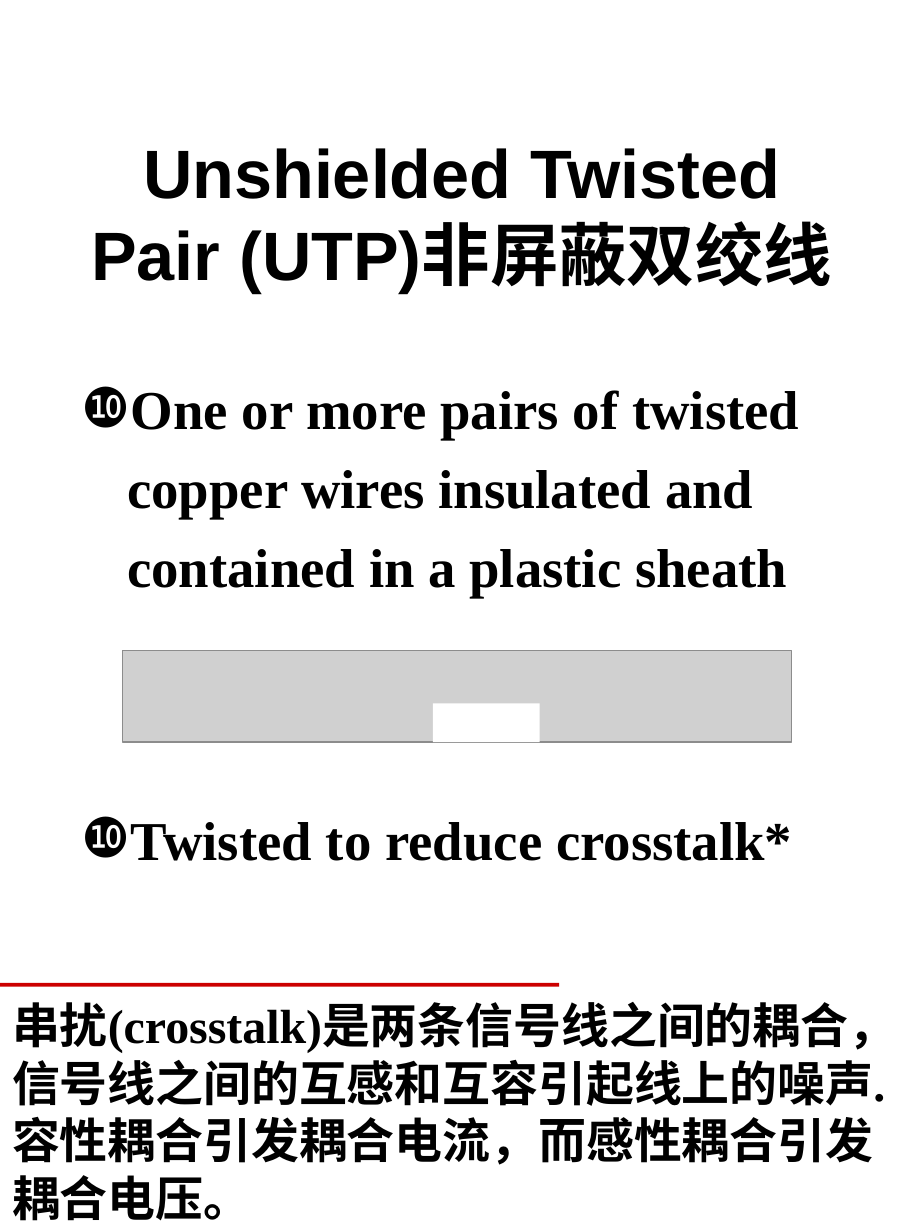
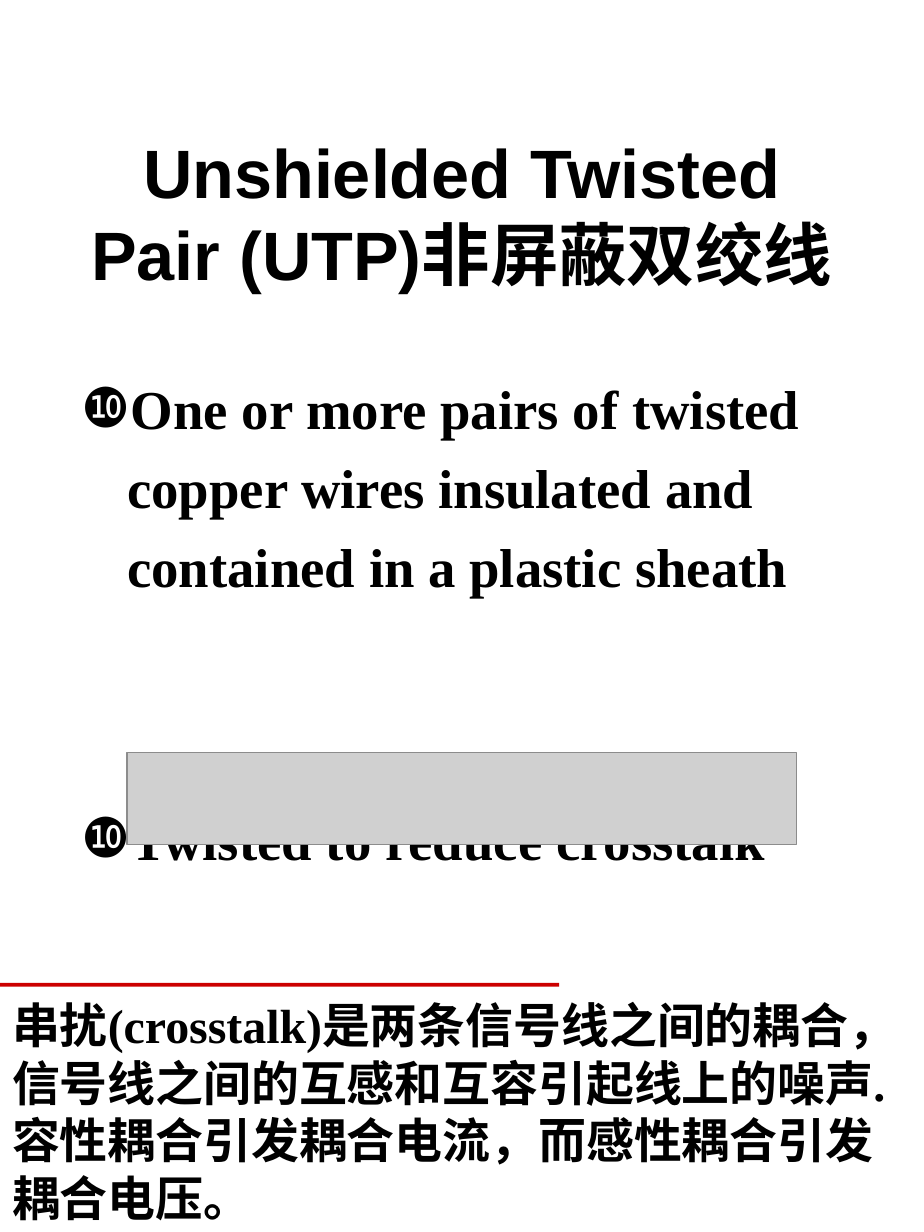
Before and after one commit to ZJWang9928/Own-Notes, a slide deck: slide 91 of 计算机网络课件/第二章课件-PhysicalLayer.ppt. Drawn at 924x1232 pixels with LibreOffice and Linux fonts; fonts in the diff are those of the drawing; grey boxes stand for pictures. Boxes give left, top, right and bottom in pixels: in the first picture for what was removed or moved away, otherwise in the second. Text is boxed around its words. In the diff, an @@ line names an element or a change of style, - is before the commit and + after.

```diff
--- a/计算机网络课件/第二章课件-PhysicalLayer.ppt
+++ b/计算机网络课件/第二章课件-PhysicalLayer.ppt
@@ text "One or more pairs of ..." rewrapped from <box>127,390,799,861</box> to <box>127,390,799,870</box> @@
@@ picture: place and size @@
-picture at <box>122,650,791,742</box>
+picture at <box>127,753,796,844</box>
```
Also in this commit, not shown: 7 other slides changed, 8 other files.
